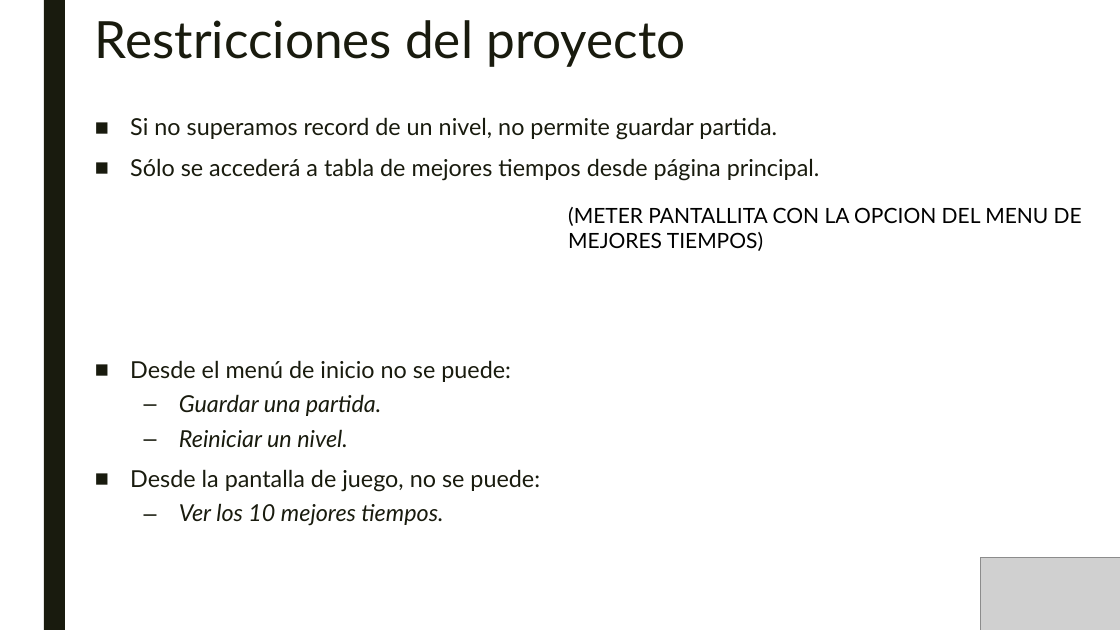
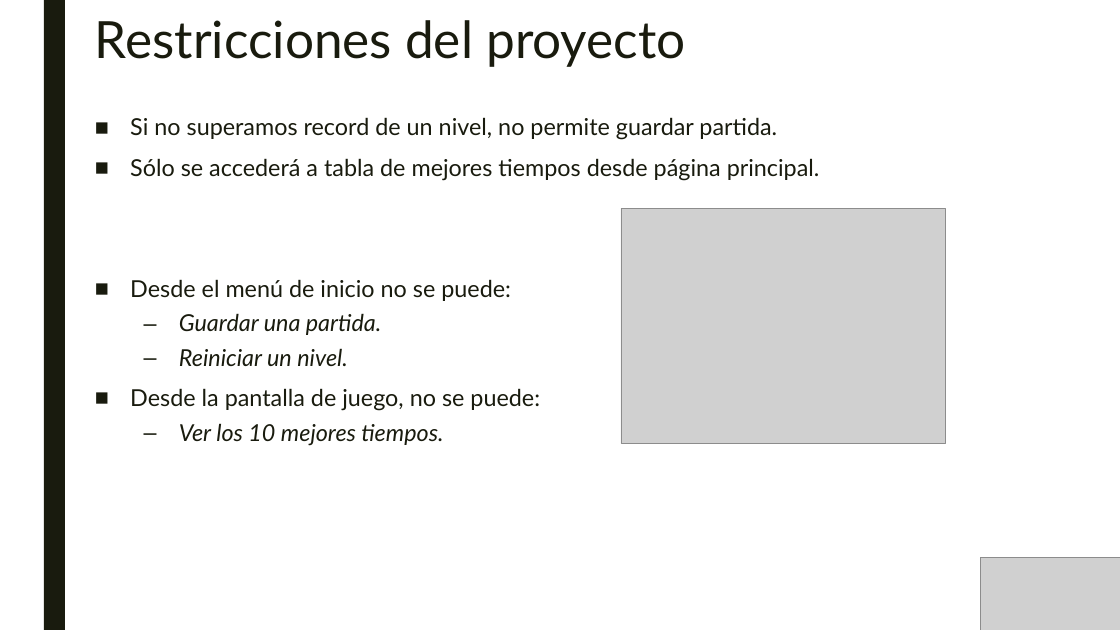
Before and after one commit to SombraJ/practicaAIS, a slide deck: slide 10 of Gestión de un proyecto Software.pptx. Drawn at 1120x630 pixels with LibreOffice and Linux fonts; fonts in the diff are those of the drawing; grey boxes stand for pictures. Boxes give left, top, right and bottom in pixels: in the first picture for what was removed or moved away, otherwise in the second. Text is boxed around its words. In the diff, an @@ line names an element or a change of style, - is before the commit and + after.

```diff
--- a/Gestión de un proyecto Software.pptx
+++ b/Gestión de un proyecto Software.pptx
@@ text "Si no superamos record de ..." rewrapped from (130,117,820,526) to (130,117,820,446) @@
@@ text removed at (568,207,1082,251) @@
-(METER PANTALLITA CON LA OPCION DEL MENU DE MEJORES TIEMPOS)
@@ picture added at (621,208,945,444) @@
```
Also in this commit, not shown: 8 other slides changed.
